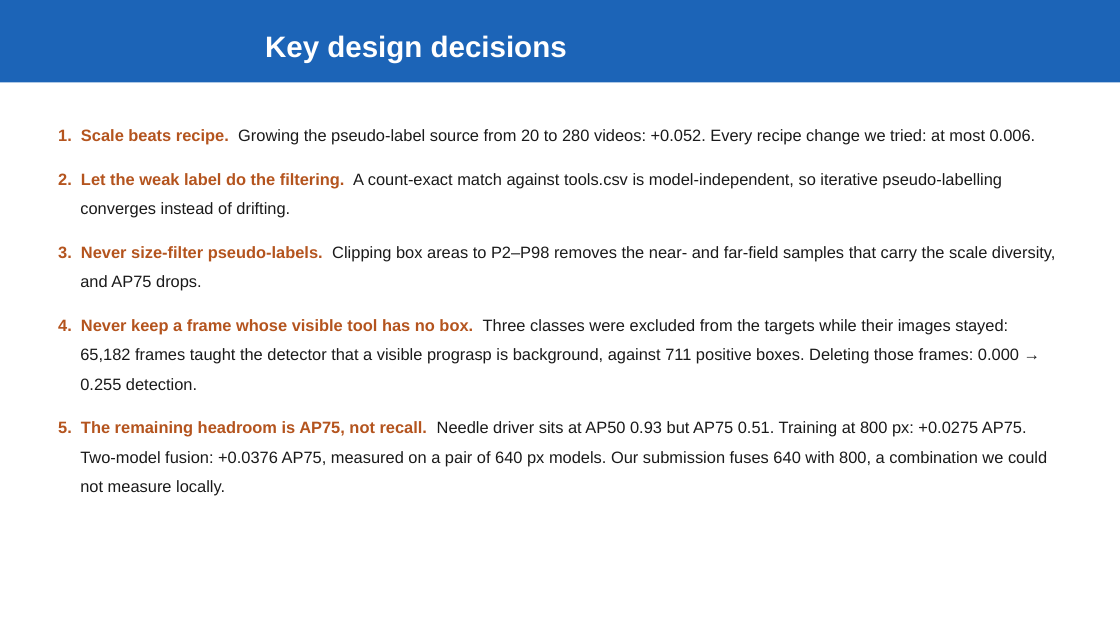
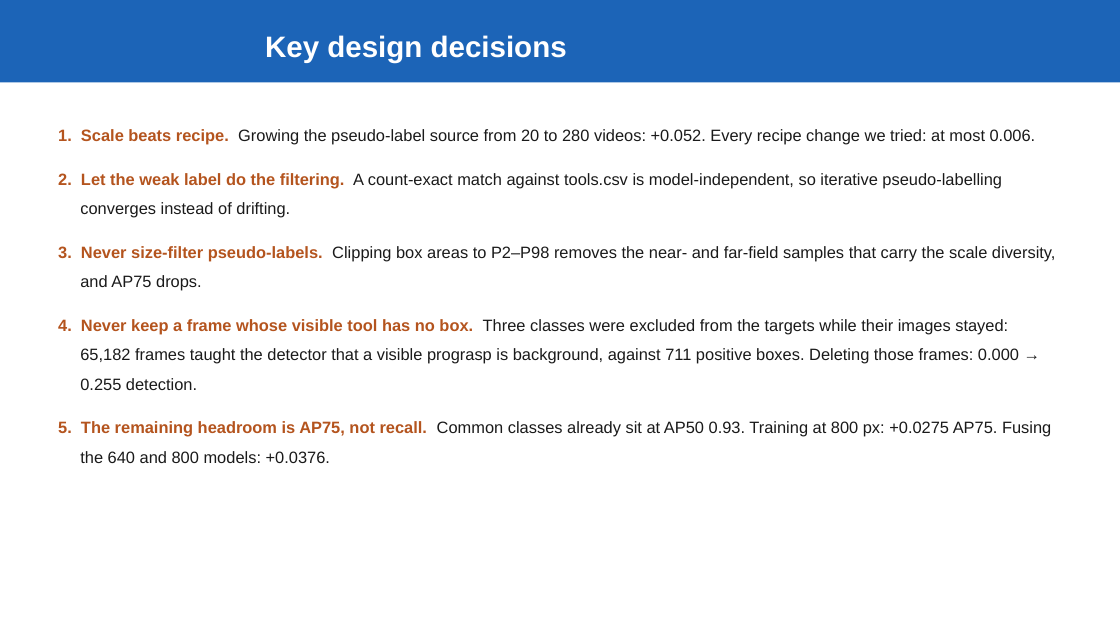
Before and after one commit to seantangth/miccai2026-surgvu-surgical-visual-understanding, a slide deck: slide 3 of report/APC_TDC_presentation.pptx. Drawn at 1120x630 pixels with LibreOffice and Linux fonts; fonts in the diff are those of the drawing; background and template pictures are left out. Boxes give left, top, right and bottom in pixels: in the first picture for what was removed or moved away, otherwise in the second. Text is boxed around its words. In the diff, an @@ line names an element or a change of style, - is before the commit and + after.

```diff
--- a/report/APC_TDC_presentation.pptx
+++ b/report/APC_TDC_presentation.pptx
@@ text at (x1=58, y1=421, x2=1051, y2=463): text changed @@
-5. The remaining headroom is AP75, not recall. Needle driver sits at AP50 0.93 but AP75 0.51. Training at 800 px: +0.0275 AP75. Two-model fusion: +0.0376 AP75, measured on a pair of 640 px models. Our submission fuses 640 with 800, a combination we could not measure locally.
+5. The remaining headroom is AP75, not recall. Common classes already sit at AP50 0.93. Training at 800 px: +0.0275 AP75. Fusing the 640 and 800 models: +0.0376.
```
Also in this commit, not shown: 1 other slide changed, 3 other files.
